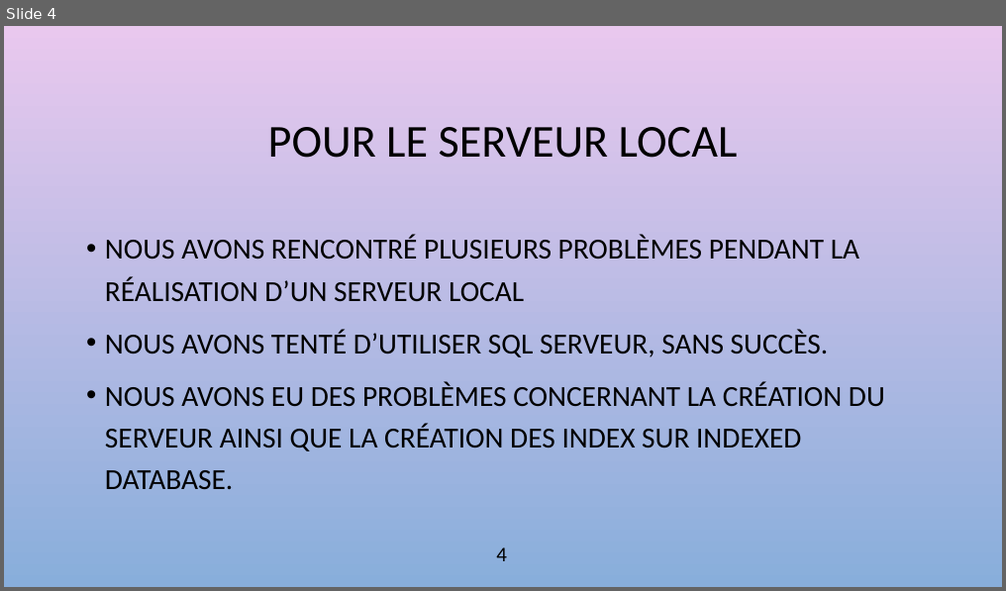
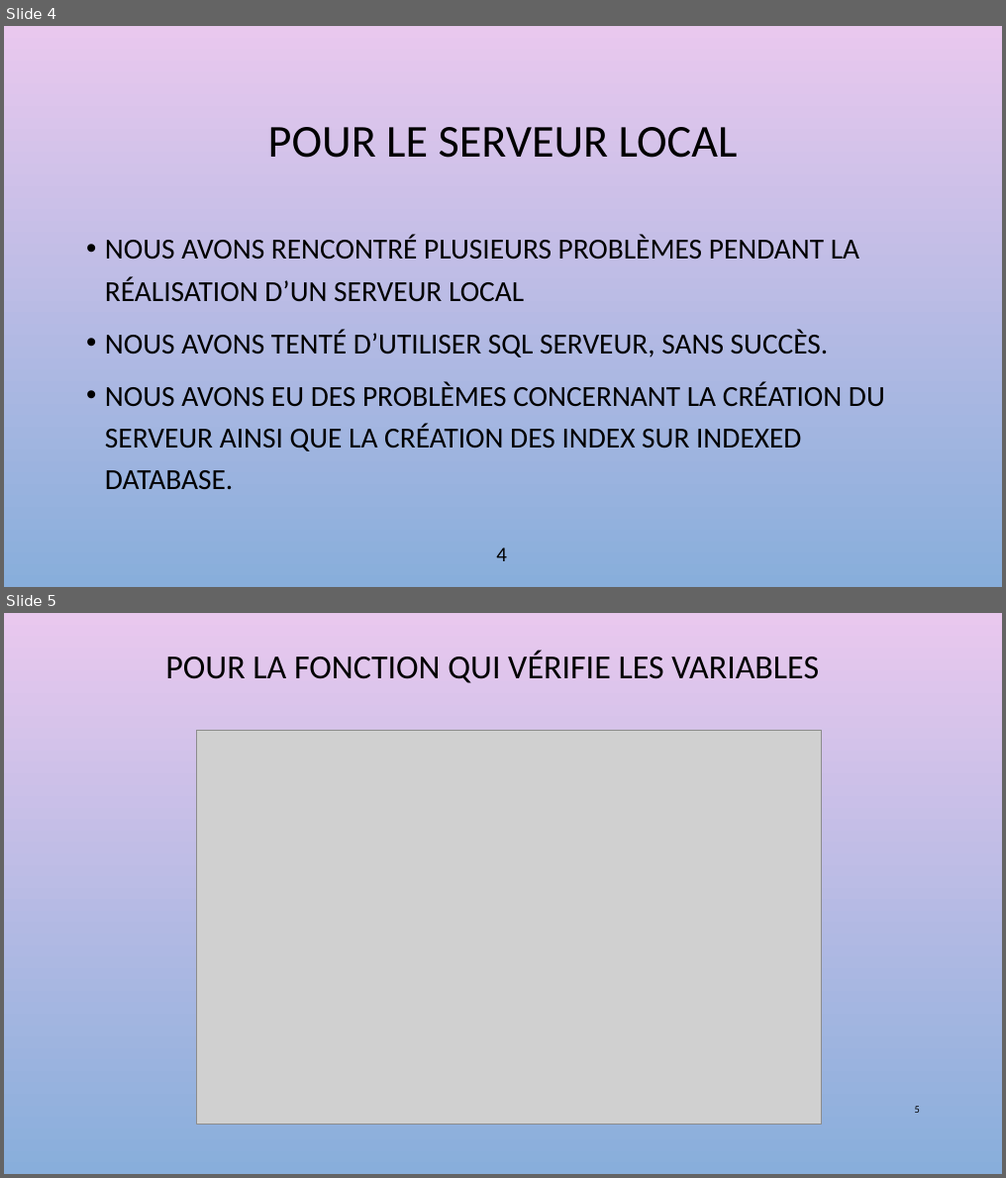
Before and after one commit to sarahsaina/Machine_a_sous-JS, a slide deck: projet à rendre/presentation.pptx. Shown one above the other, each under a label of ours: slide 4 before the commit, slides 4 and 5 after it. The pictures are 1006x591 and 1006x1178 pixels, drawn with LibreOffice and Linux fonts; fonts in the diff are those of the drawing; grey boxes stand for pictures; background and template pictures are left out. Boxes give left, top, right and bottom in pixels: in the first picture for what was removed or moved away, otherwise in the second. Text is boxed around its words. In the diff, an @@ line names an element or a change of style, - is before the commit and + after.

Commit message:
modif

```diff
--- a/projet à rendre/presentation.pptx
+++ b/projet à rendre/presentation.pptx
@@ slide 5 added at [4, 613, 1002, 1174], background picture (left out) @@
@@ title added at [165, 651, 819, 683], 32.4 pt, text #000000 @@
+POUR LA FONCTION QUI VÉRIFIE LES VARIABLES
@@ picture added at [196, 730, 822, 1124] @@
@@ page number added at [915, 1106, 920, 1113], 10 pt, text #000000 @@
+5
```
